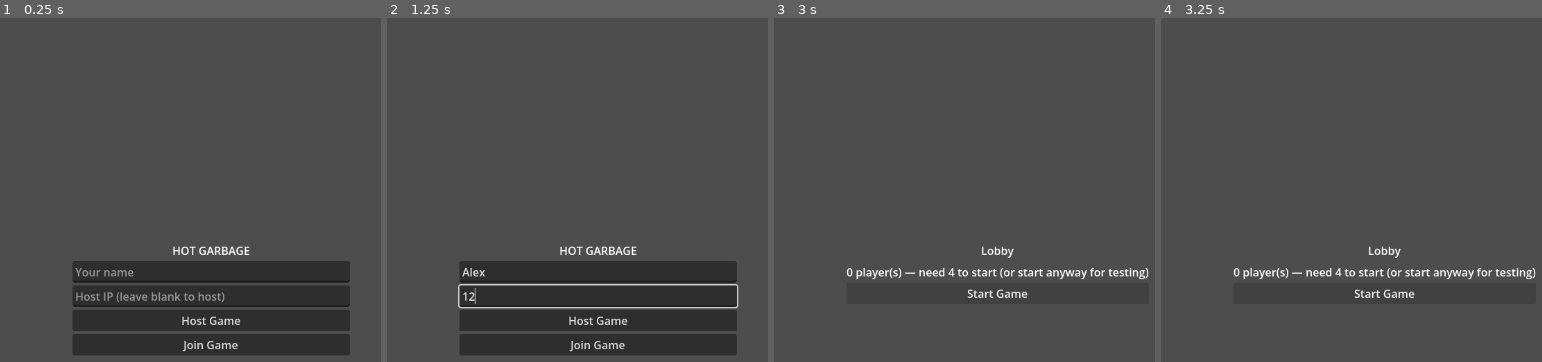
Above: before the commit, frames 1-4 (left to right).
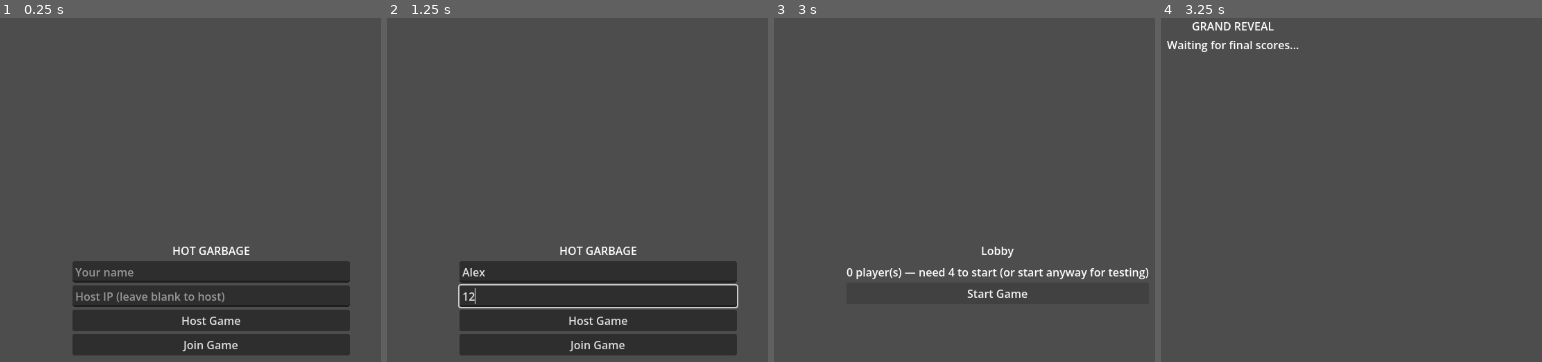
Above: after the commit, the same moments.

Repository: kevinBlum/hot-garbage
Game: Godot game, scene res://src/scenes/main_menu.tscn
The game is run twice, just before and just after one commit, with the same random seed, the same clock (stepped at 60 frames per second) and the same inputs.
Inputs (mouse positions are in pixels of both pictures, inside the frame that each line leads up to):
- Up to frame 1 (0.25 s): no input
- Up to frame 2 (1.25 s): click (596, 272) at 0.52 s; type "Alex" at 0.6 s; click (596, 296) at 0.75 s; type "12" at 0.83 s
- Up to frame 3 (3 s): click "Host Game" at 1.25 s; click "Start Game" at 2 s; click "Start Game" at 2.75 s
- Up to frame 4 (3.25 s): no input

Frames 1-3 are identical in both runs. In frame 4, 2.1% of the frame differs, in the area x 1-99%, y 1-82%.
Error before the commit: Parse Error: Cannot infer the type of "pub_artifact" variable because the value doesn't have a set type. (res://src/server/game_server.gd:90)
Error after the commit: Assertion failed: Failed to create server: 20 (res://src/network/network_manager.gd:21)

Commit message:
fix: resolve Godot 4.7 parse errors — explicit RefCounted, preload, type cast
- Add `extends RefCounted` to GameEngine and Scoring (class_name alone
  isn't reliably resolved in autoload scope in Godot 4.7)
- Swap `var _engine: GameEngine` for a preload const to avoid class-name
  lookup at autoload parse time
- Fix `:=` inference on Dictionary value `.duplicate()` with explicit cast

Co-Authored-By: Claude Sonnet 4.6 <noreply@anthropic.com>

Diff:
--- a/hot-garbage-godot/src/logic/game_engine.gd
+++ b/hot-garbage-godot/src/logic/game_engine.gd
@@ -1,4 +1,5 @@
 class_name GameEngine
+extends RefCounted
 
 const EVENTS := [
 	{"id": "market_crash",      "text": "MARKET CRASH — Forgeries score double this game."},
--- a/hot-garbage-godot/src/logic/scoring.gd
+++ b/hot-garbage-godot/src/logic/scoring.gd
@@ -1,4 +1,5 @@
 class_name Scoring
+extends RefCounted
 
 const SET_THRESHOLD := 3
 
--- a/hot-garbage-godot/src/server/game_server.gd
+++ b/hot-garbage-godot/src/server/game_server.gd
@@ -1,6 +1,7 @@
 extends Node
 
-var _engine: GameEngine = null
+const _GameEngineClass = preload("res://src/logic/game_engine.gd")
+var _engine = null
 var _artifact_data: Dictionary = {}
 var _current_round: int = 0
 var _current_turn_idx: int = 0  # index into _order for this round
@@ -17,7 +18,7 @@
 func start_game(player_ids: Array) -> void:
 	if not NetworkManager.is_host():
 		return
-	_engine = GameEngine.new(
+	_engine = _GameEngineClass.new(
 		{"seed": randi(), "player_ids": player_ids},
 		_artifact_data
 	)
@@ -87,7 +88,7 @@
 	# Strip value from broadcast result — it's transmitted to all peers
 	var public_result := result.duplicate()
 	if public_result.has("artifact"):
-		var pub_artifact := public_result["artifact"].duplicate()
+		var pub_artifact: Dictionary = (public_result["artifact"] as Dictionary).duplicate()
 		pub_artifact.erase("value")
 		public_result["artifact"] = pub_artifact
 	var chaos: Dictionary = _engine.maybe_chaos(result)
